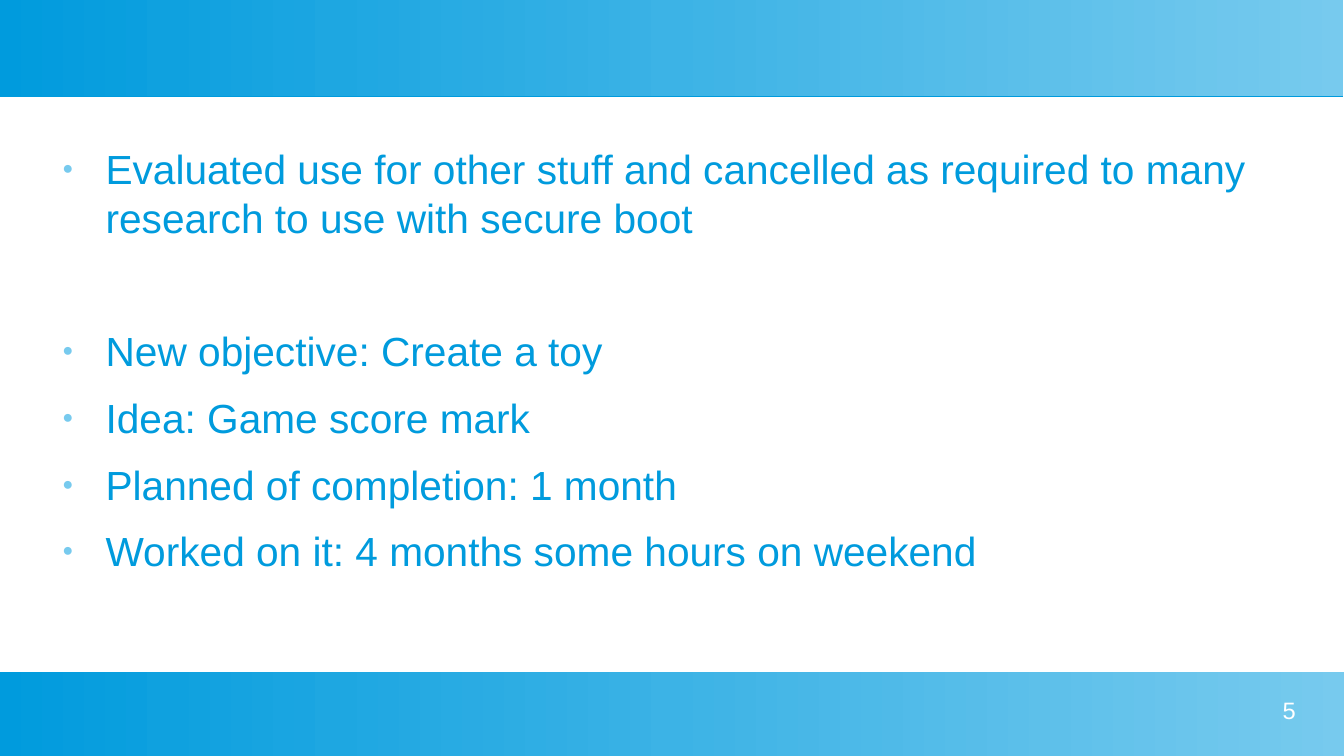
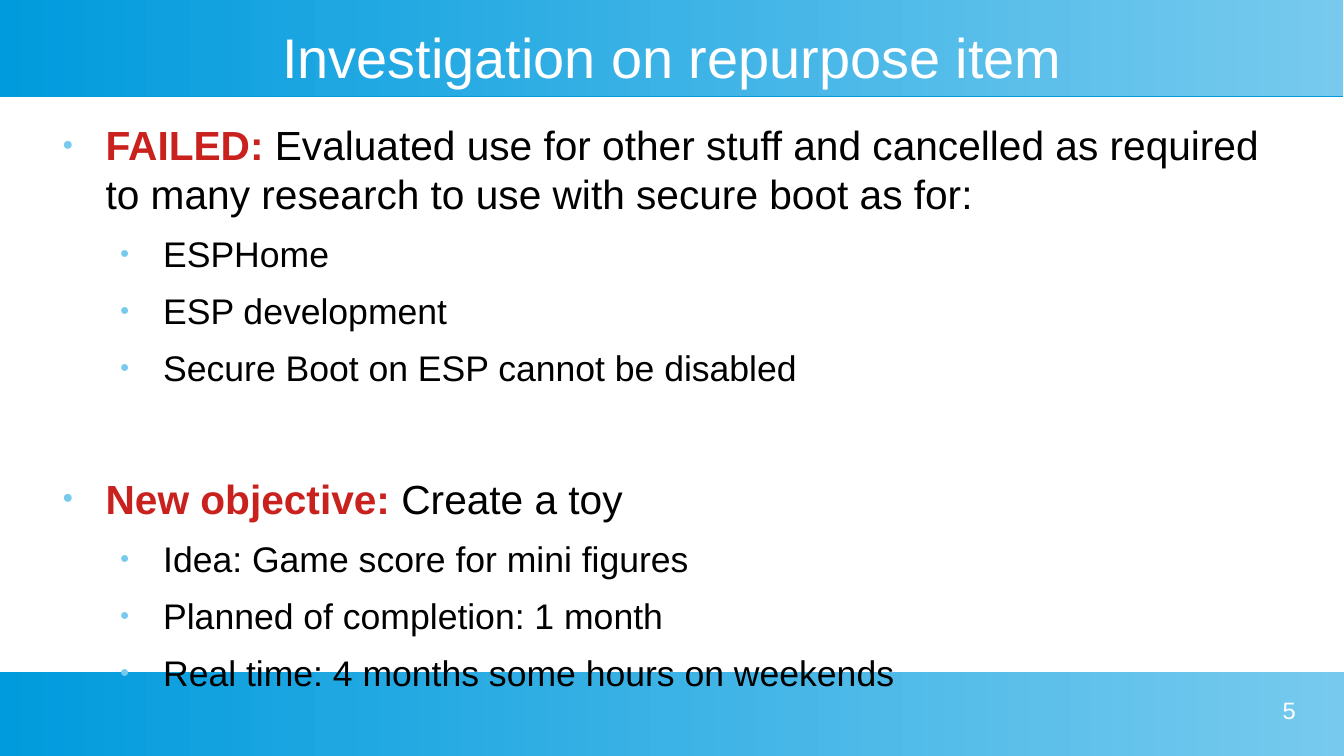
Before and after one commit to jingl3s/nsec-badge-display-other, a slide deck: slide 5 of medias/presentation.odp. Drawn at 1344x756 pixels with LibreOffice and Linux fonts; fonts in the diff are those of the drawing. Boxes give left, top, right and bottom in pixels: in the first picture for what was removed or moved away, otherwise in the second. Text is boxed around its words. In the diff, an @@ line names an element or a change of style, - is before the commit and + after.

Commit message:
Update with presentation

```diff
--- a/medias/presentation.odp
+++ b/medias/presentation.odp
@@ title added at (282,37,1061,88), 33 pt, text #FFFFFF @@
+Investigation on repurpose item
@@ text "FAILED: Evaluated use for other ...": place and size @@
-text "FAILED: Evaluated use for other ..." at (106,154,1245,567)
+text "FAILED: Evaluated use for other ..." at (106,130,1259,687)
@@ text at (106,130,1259,382): text changed; text colour #009BDD to #000000 @@
-● Evaluated use for other stuff and cancelled as required to many research to use with secure boot
+● FAILED: Evaluated use for other stuff and cancelled as required to many research to use with secure boot as for:
+  ● ESPHome
+  ● ESP development
+  ● Secure Boot on ESP cannot be disabled
@@ text at (106,484,663,636): text colour #009BDD to #C9211E, bold on in "New objective:"; text colour #009BDD to #000000 in "Create a toy", "Planned of completion: 1 month"; size 24 to 21 pt in "Planned of completion: 1 month"; list level 1 to 2 in "Planned of completion: 1 month" @@
@@ text at (163,546,689,579): text changed; size 24 to 21 pt; text colour #009BDD to #000000 @@
-● Idea: Game score mark
+  ● Idea: Game score for mini figures
@@ text at (163,658,894,687): text changed; size 24 to 21 pt; text colour #009BDD to #000000 @@
-● Worked on it: 4 months some hours on weekend
+  ● Real time: 4 months some hours on weekends
```
Also in this commit, not shown: 3 other slides changed, 9 slides added, 4 other files.
